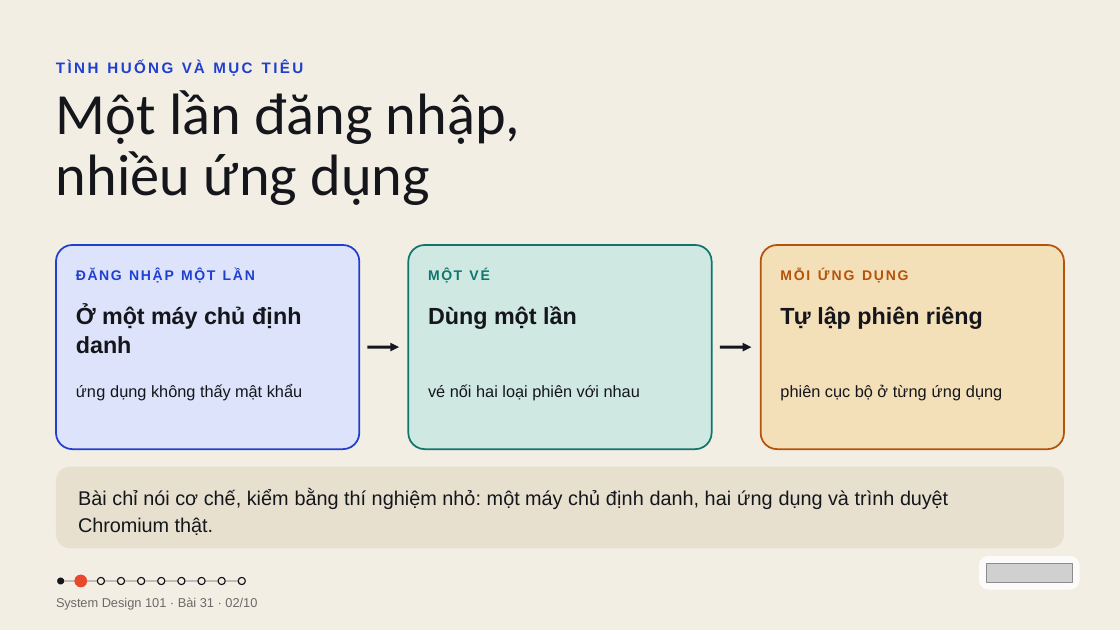
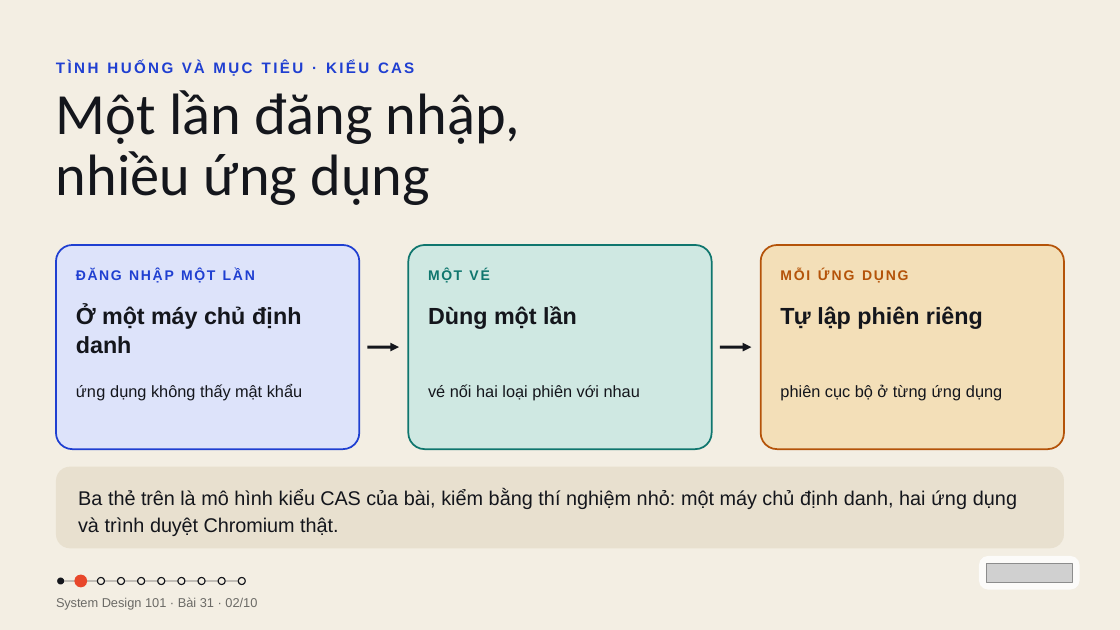
Before and after one commit to vohoailinh90/tool-marketing-studio, a slide deck: slide 2 of system-design-101/vi/lessons/sd-14-031/slides/sd-14-031.pptx. Drawn at 1120x630 pixels with LibreOffice and Linux fonts; fonts in the diff are those of the drawing; grey boxes stand for pictures. Boxes give left, top, right and bottom in pixels: in the first picture for what was removed or moved away, otherwise in the second. Text is boxed around its words. In the diff, an @@ line names an element or a change of style, - is before the commit and + after.

```diff
--- a/system-design-101/vi/lessons/sd-14-031/slides/sd-14-031.pptx
+++ b/system-design-101/vi/lessons/sd-14-031/slides/sd-14-031.pptx
@@ text at (x1=56, y1=61, x2=414, y2=76): text changed @@
-TÌNH HUỐNG VÀ MỤC TIÊU
+TÌNH HUỐNG VÀ MỤC TIÊU · KIỂU CAS
@@ text at (x1=78, y1=489, x2=1017, y2=536): text changed @@
-Bài chỉ nói cơ chế, kiểm bằng thí nghiệm nhỏ: một máy chủ định danh, hai ứng dụng và trình duyệt Chromium thật.
+Ba thẻ trên là mô hình kiểu CAS của bài, kiểm bằng thí nghiệm nhỏ: một máy chủ định danh, hai ứng dụng và trình duyệt Chromium thật.
```
Also in this commit, not shown: 7 other slides changed.
